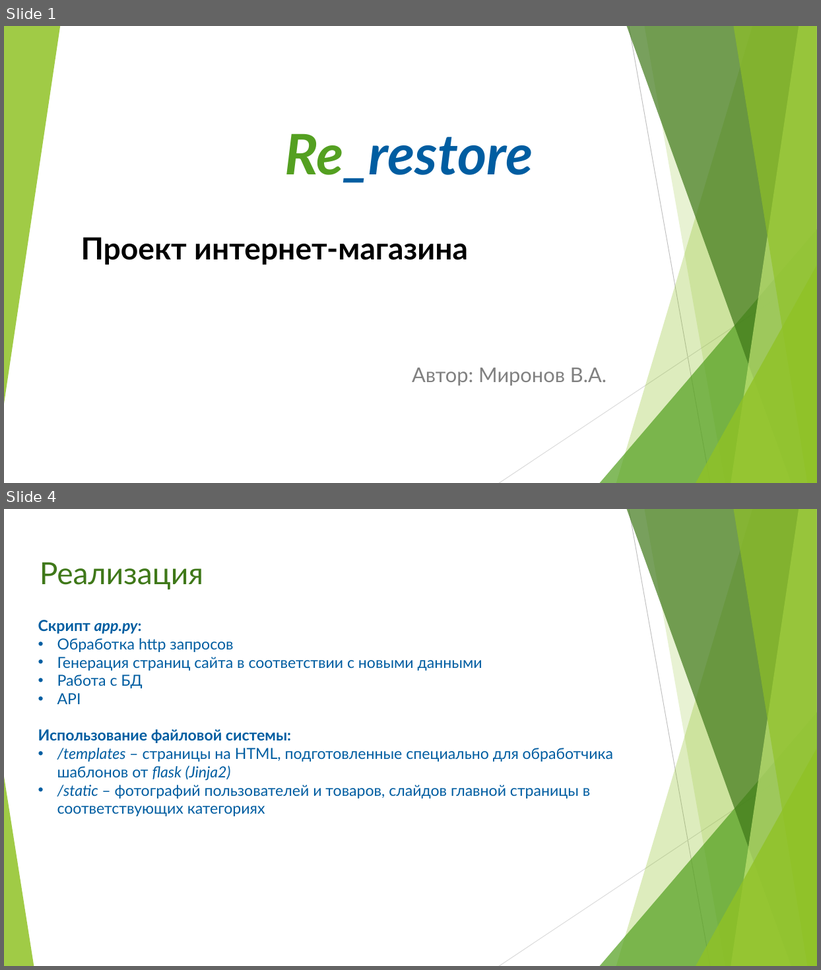
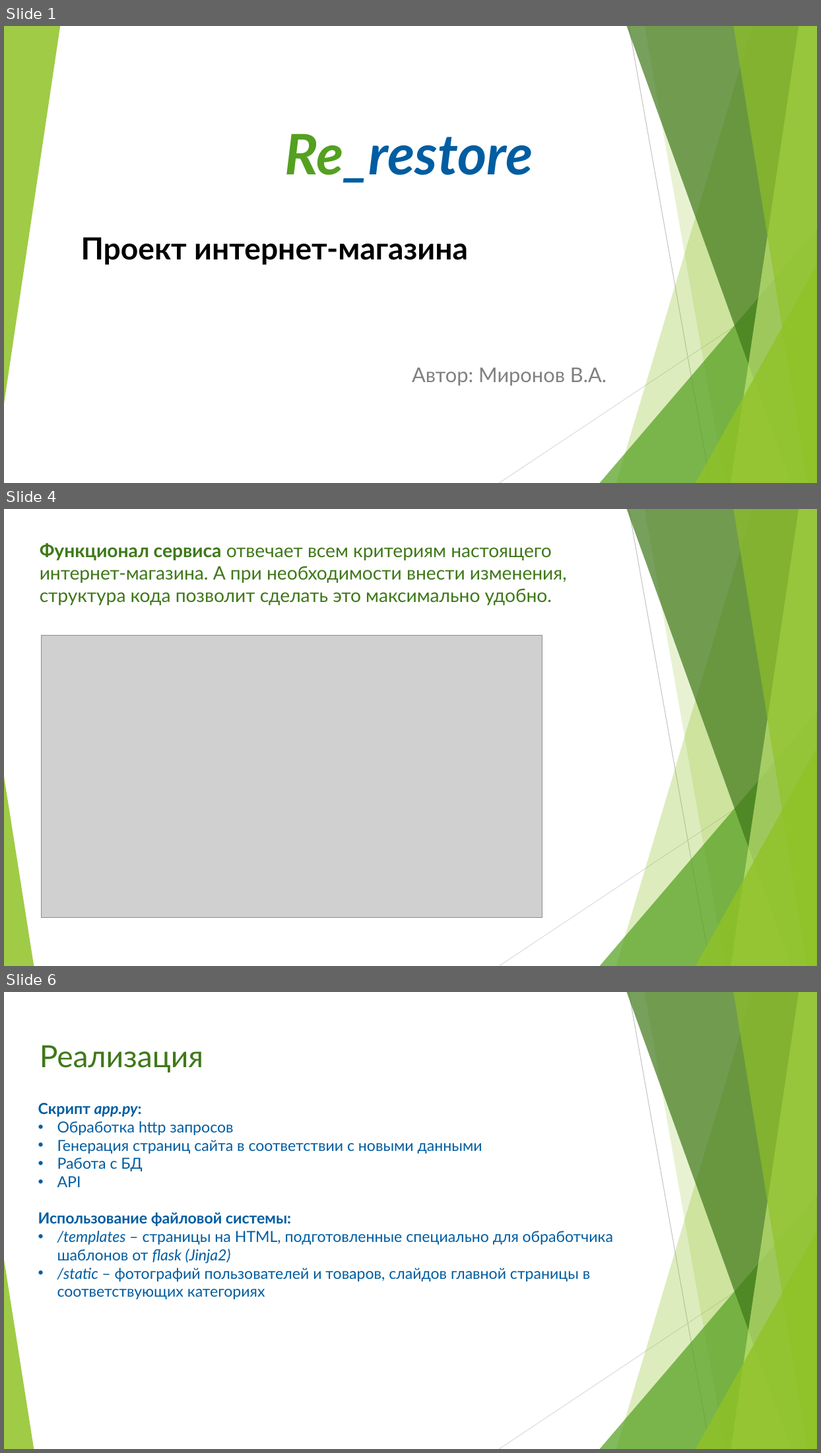
Before and after one commit to vlad120/Re_restore, a slide deck: Documents/WebServer project presentation.pptx. Shown one above the other, each under a label of ours: slides 1 and 4 before the commit, slides 1, 4 and 6 after it; the slides between them are not shown. The pictures are 821x970 and 821x1453 pixels, drawn with LibreOffice and Linux fonts; fonts in the diff are those of the drawing; grey boxes stand for pictures. Boxes give left, top, right and bottom in pixels: in the first picture for what was removed or moved away, otherwise in the second. Text is boxed around its words. In the diff, an @@ line names an element or a change of style, - is before the commit and + after.

```diff
--- a/Documents/WebServer project presentation.pptx
+++ b/Documents/WebServer project presentation.pptx
@@ slide 4 added at [4, 509, 817, 966], background #FFFFFF; not listed: 10 template elements that a slide beside it also shows @@
@@ text added at [40, 543, 567, 605], 22 pt, text #3F7819 @@
+Функционал сервиса отвечает всем критериям настоящего интернет-магазина. А при необходимости внести изменения, структура кода позволит сделать это максимально удобно.
@@ picture added at [41, 635, 542, 918] @@
@@ what was slide 4 is now slide 6 @@
```
Also in this commit, not shown: 1 slide changed, 3 other slides added, 1 slide removed, 3 other files.
